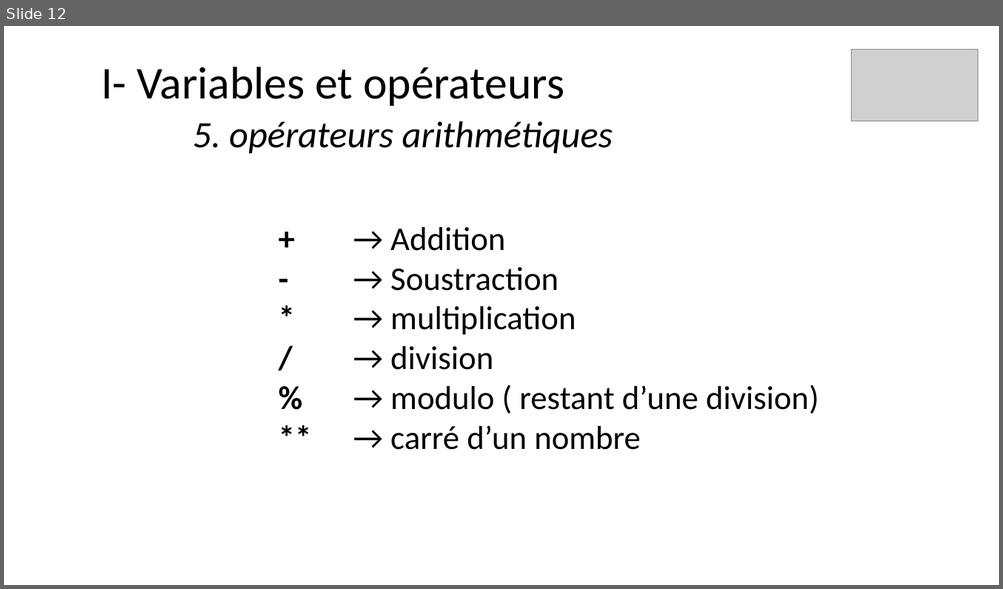
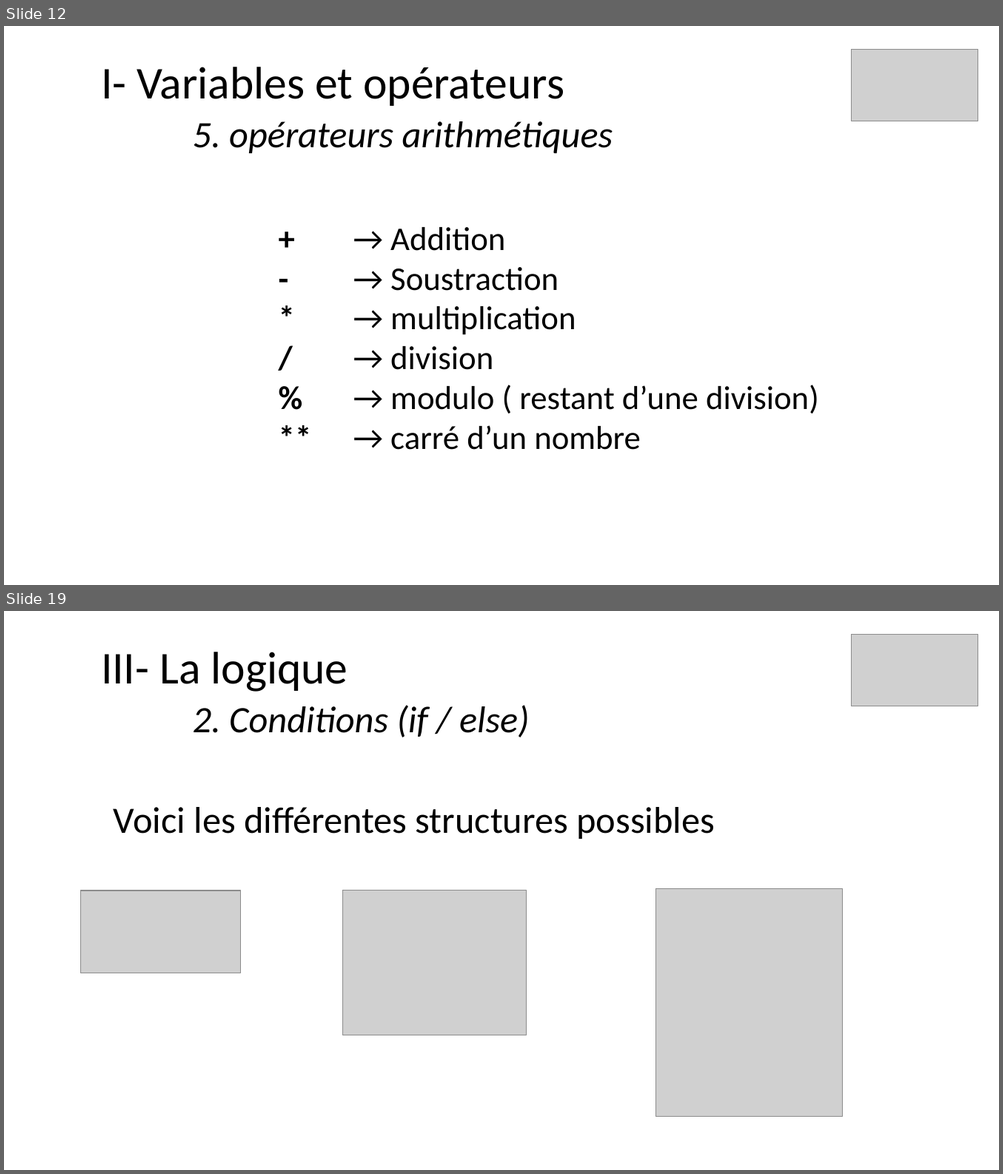
Before and after one commit to ArMb57/JavaScript, a slide deck: cours.pptx. Shown one above the other, each under a label of ours: slide 12 before the commit, slides 12 and 19 after it; the slides between them are not shown. The pictures are 1003x589 and 1003x1174 pixels, drawn with LibreOffice and Linux fonts; fonts in the diff are those of the drawing; grey boxes stand for pictures. Boxes give left, top, right and bottom in pixels: in the first picture for what was removed or moved away, otherwise in the second. Text is boxed around its words. In the diff, an @@ line names an element or a change of style, - is before the commit and + after.

```diff
--- a/cours.pptx
+++ b/cours.pptx
@@ slide 19 added at [4, 611, 999, 1170], background #FFFFFF @@
@@ title added at [101, 652, 529, 738], 36 pt, text #000000, italic @@
+III- La logique
+2. Conditions (if / else)
@@ picture added at [851, 634, 978, 706] @@
@@ text added at [114, 807, 714, 839], 36 pt, text #000000 @@
+Voici les différentes structures possibles
@@ picture added at [80, 891, 241, 973] @@
@@ picture added at [343, 891, 526, 1036] @@
@@ picture added at [656, 889, 842, 1117] @@
```
Also in this commit, not shown: 15 other slides added, 8 other files.
